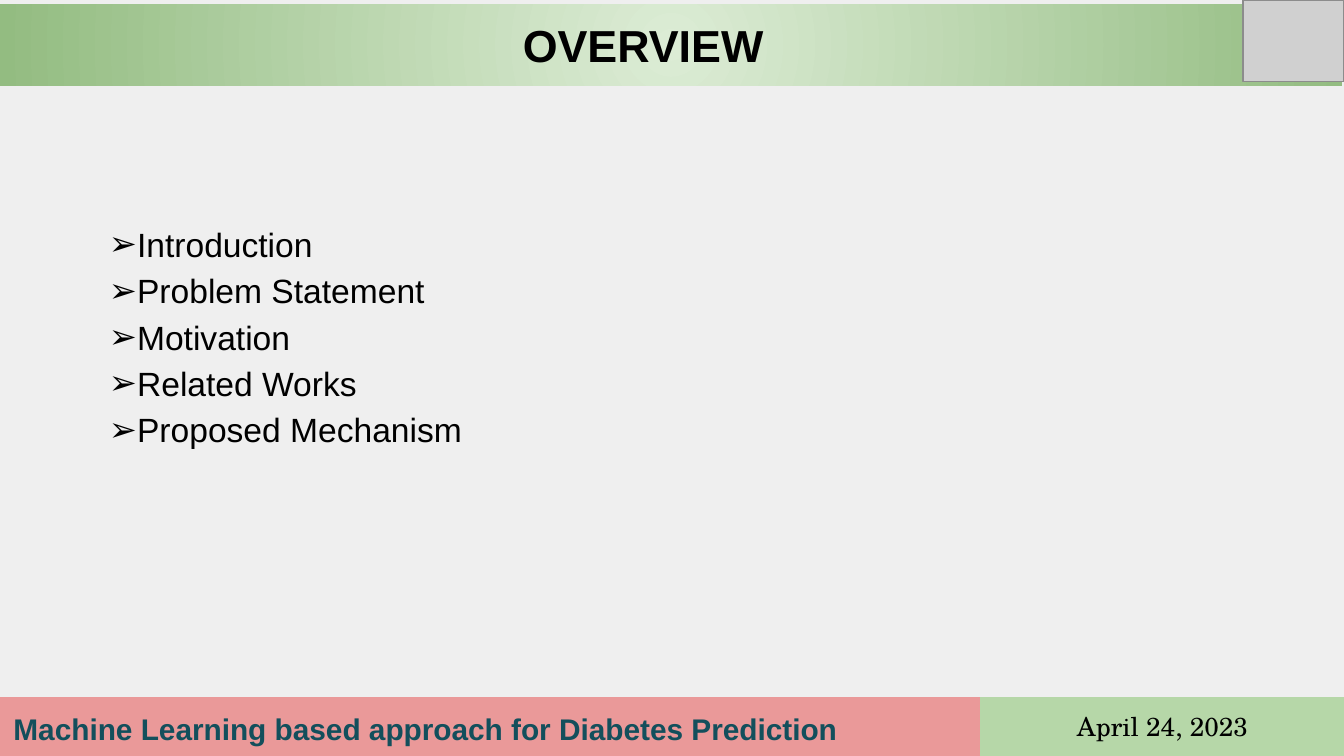
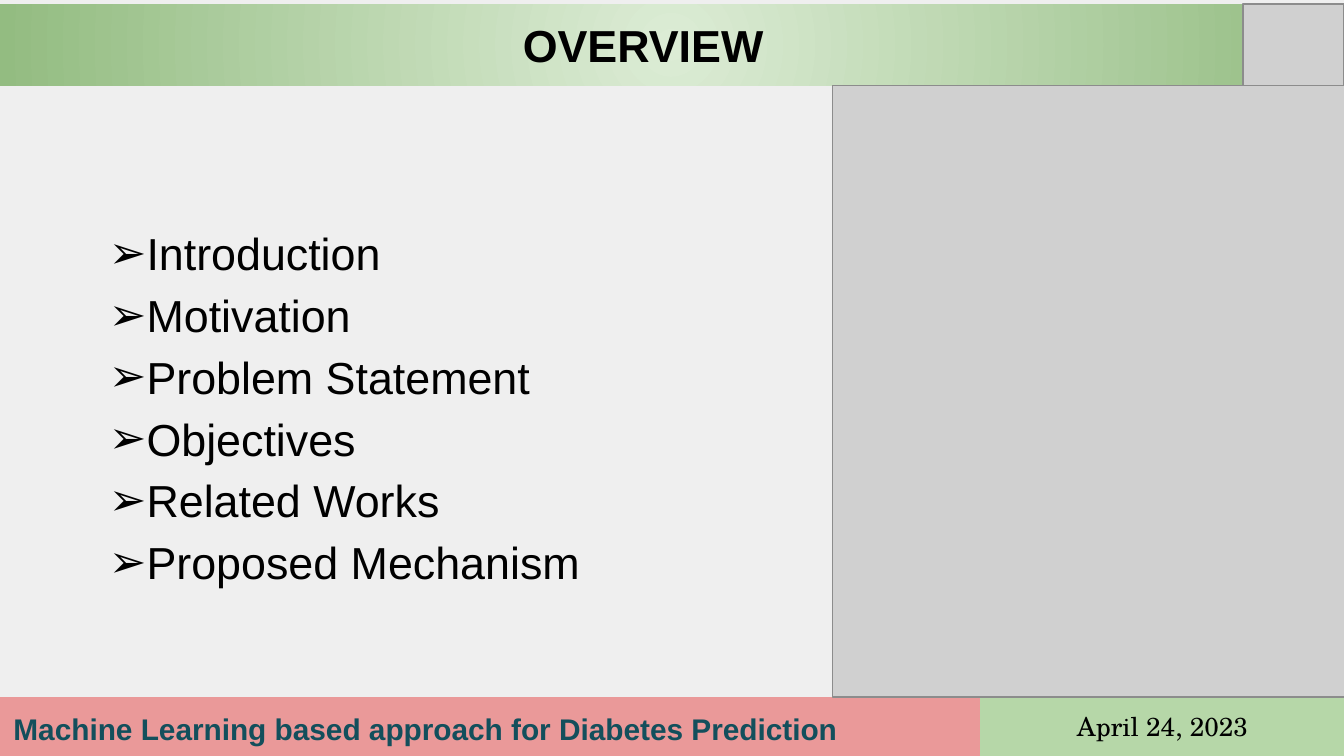
Before and after one commit to Amarjeet2909/Application-of-ML-based-Diabetes-Prediction-model, a slide deck: slide 2 of Progress Presentation_Amarjeet.pptx. Drawn at 1344x756 pixels with LibreOffice and Linux fonts; fonts in the diff are those of the drawing; grey boxes stand for pictures. Boxes give left, top, right and bottom in pixels: in the first picture for what was removed or moved away, otherwise in the second. Text is boxed around its words. In the diff, an @@ line names an element or a change of style, - is before the commit and + after.

```diff
--- a/Progress Presentation_Amarjeet.pptx
+++ b/Progress Presentation_Amarjeet.pptx
@@ picture: place and size @@
-picture at [1243, 0, 1344, 82]
+picture at [1243, 4, 1344, 86]
@@ picture added at [832, 86, 1344, 698] @@
@@ text at [147, 237, 580, 588]: size 18 to 24 pt in "Introduction", "Problem Statement", "Related Works", "Proposed Mechanism" @@
@@ text at [147, 299, 351, 333]: paragraph added @@
+➢ Motivation
@@ text at [147, 423, 356, 465]: text changed; size 18 to 24 pt @@
-➢ Motivation
+➢ Objectives
```
Also in this commit, not shown: 5 other slides changed, 3 slides added, 1 other file.
